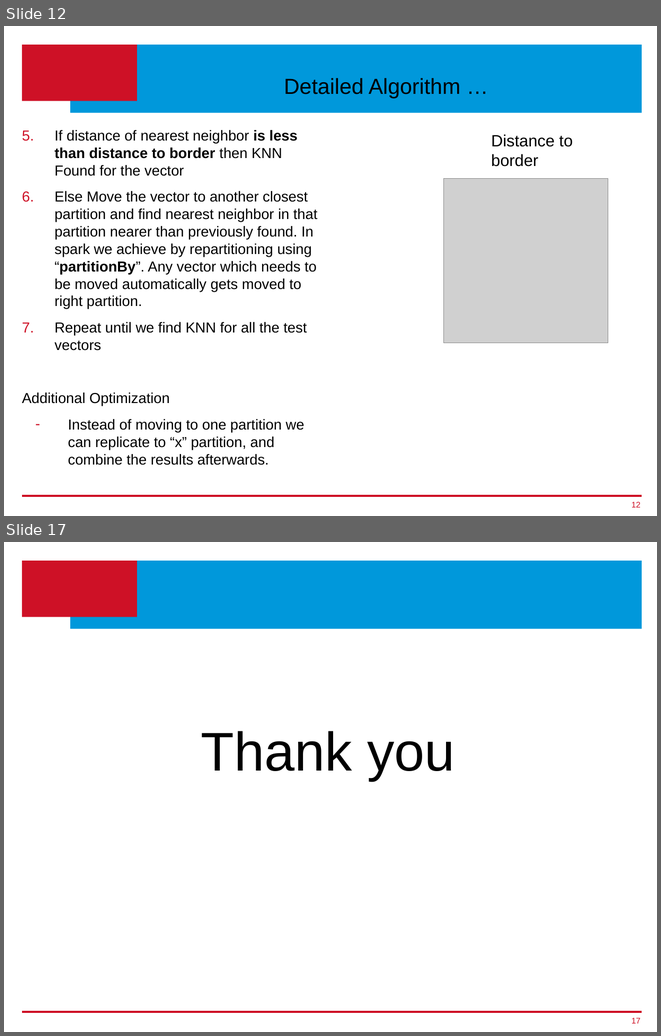
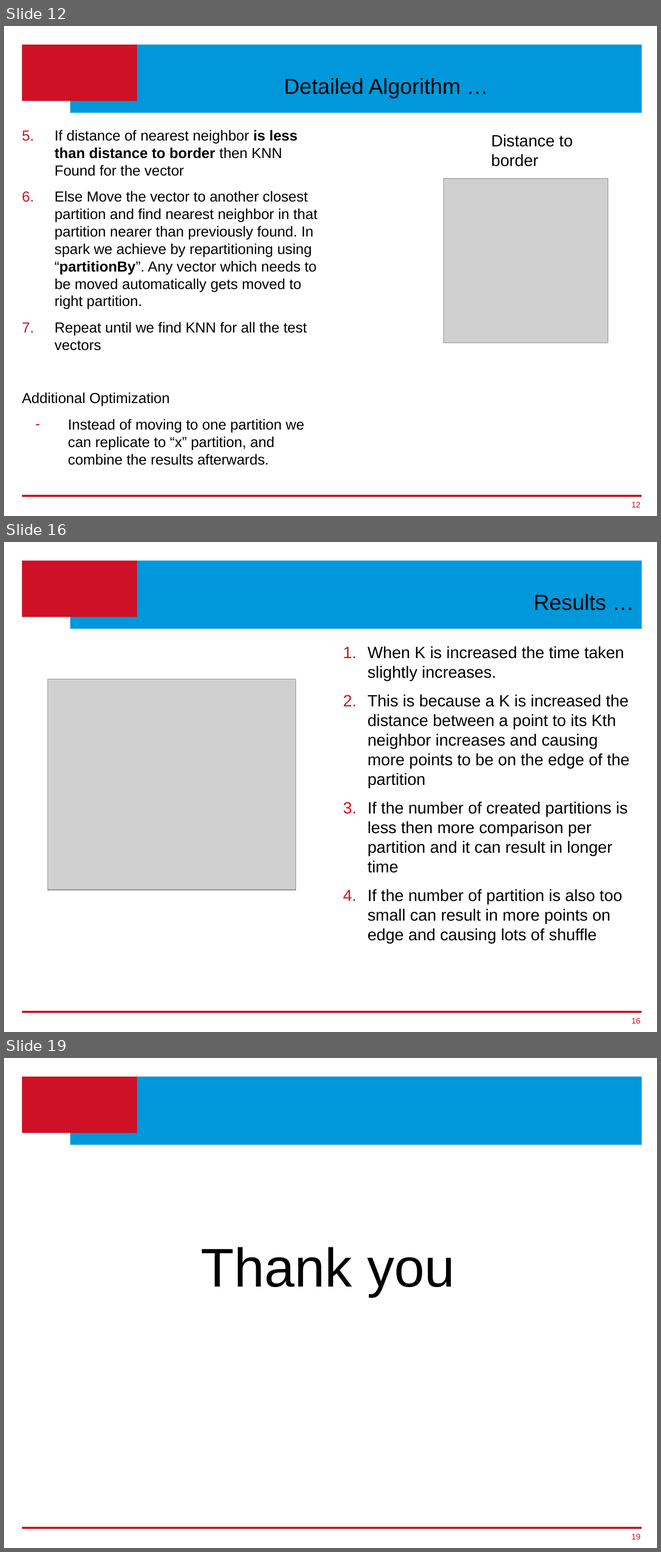
Before and after one commit to ageekymonk/syduni_ms_report, a slide deck: Thesis-Presentation_v1.pptx. Shown one above the other, each under a label of ours: slides 12 and 17 before the commit, slides 12, 16 and 19 after it; the slides between them are not shown. The pictures are 661x1036 and 661x1552 pixels, drawn with LibreOffice and Linux fonts; fonts in the diff are those of the drawing; grey boxes stand for pictures; background and template pictures are left out. Boxes give left, top, right and bottom in pixels: in the first picture for what was removed or moved away, otherwise in the second. Text is boxed around its words. In the diff, an @@ line names an element or a change of style, - is before the commit and + after.

```diff
--- a/Thesis-Presentation_v1.pptx
+++ b/Thesis-Presentation_v1.pptx
@@ slide 16 added at bbox=[4, 542, 657, 1032], background #FFFFFF; not listed: 3 template elements that a slide beside it also shows @@
@@ title added at bbox=[533, 594, 606, 610], 24 pt, text #000000 @@
+Results …
@@ text added at bbox=[368, 646, 630, 943], 18 pt, text #000000 @@
+1. When K is increased the time taken slightly increases.
+2. This is because a K is increased the distance between a point to its Kth neighbor increases and causing more points to be on the edge of the partition
+3. If the number of created partitions is less then more comparison per partition and it can result in longer time
+4. If the number of partition is also too small can result in more points on edge and causing lots of shuffle
@@ picture added at bbox=[48, 679, 296, 890] @@
@@ page number added at bbox=[632, 1017, 641, 1023], 9 pt, text #CE1126 @@
+16
@@ what was slide 17 is now slide 19 @@
@@ page number at bbox=[632, 1533, 641, 1539]: text changed @@
-17
+19
```
Also in this commit, not shown: 9 slides changed, 1 other slide added.
